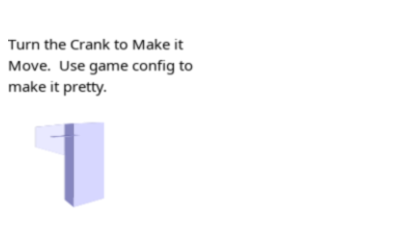
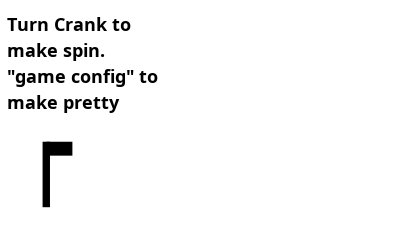
Layer changes from the first 400px x 240px image to the second:
renamed "Pasted Layer" to "`", painted on it over left=34, top=121, right=105, bottom=208
added layer "Pasted Layer" above "Turn Crank to ..." over left=42, top=141, right=73, bottom=208
renamed "..." to "Turn Crank to ...", painted on it over left=7, top=17, right=194, bottom=113
